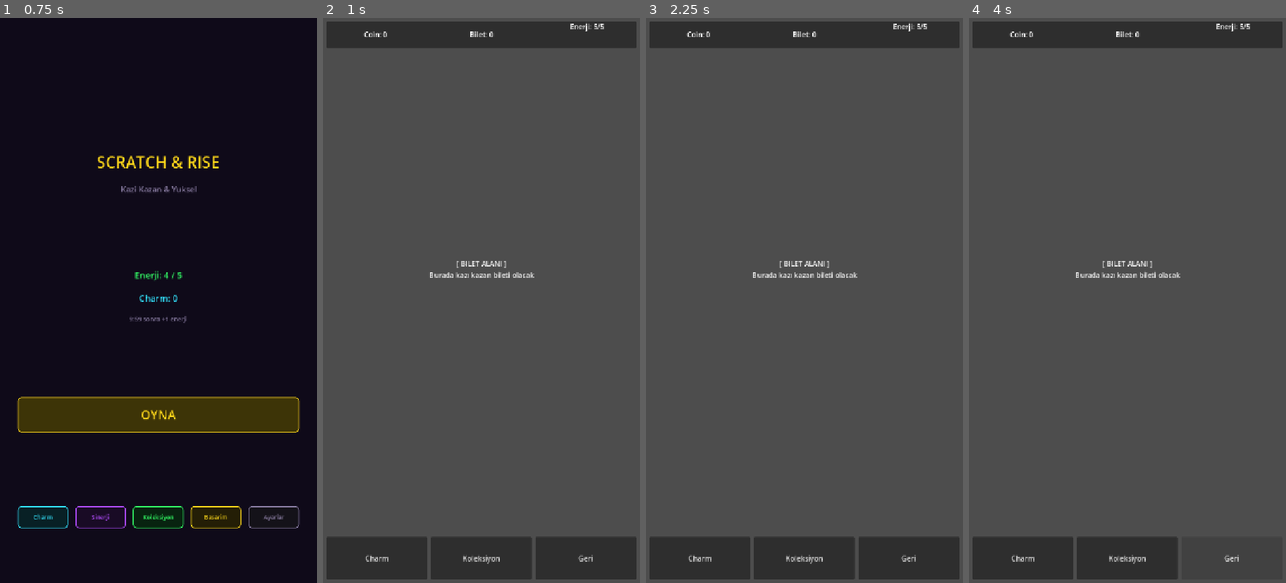
Above: before the commit, frames 1-4 (left to right).
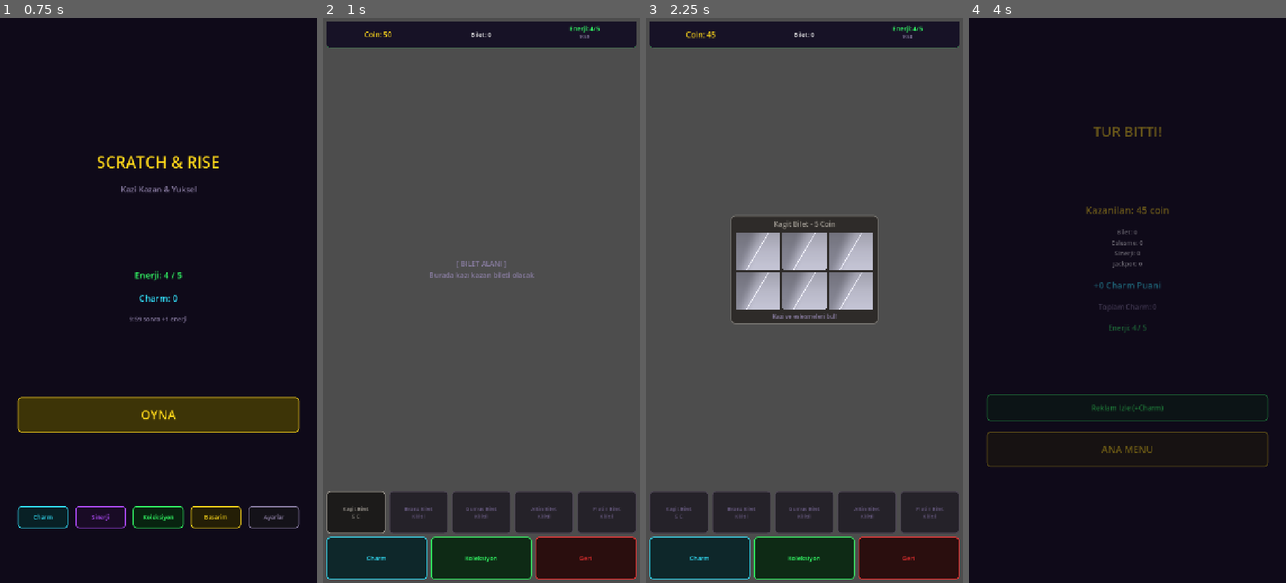
Above: after the commit, the same moments.

Repository: BYGGOLDENSTONE/scratch-and-rise-mobile
Game: Godot game, scene res://scenes/screens/MainMenu.tscn
Same seed, same stepped clock (60 frames per second), same inputs: the game is played once before the commit and once after it.
Inputs (mouse positions are in pixels of both pictures, inside the frame that each line leads up to):
- Up to frame 1 (0.75 s): click "OYNA" at 0.5 s
- Up to frame 2 (1 s): no input
- Up to frame 3 (2.25 s): click "Charm" at 1.25 s; click (677, 515) at 2 s, where only the run after the commit has a clickable "Kagit Bilet 5 C"
- Up to frame 4 (4 s): click "Koleksiyon" at 2.75 s; click "Geri" at 3.5 s

Frame 1 is identical in both runs. In frame 2, 18% of the frame differs, in the area x 1-99%, y 0-100%; in frame 3, 27%; in frame 4, 100%, in the area x 0-100%, y 0-100%.
Error before the commit: Parse Error: Function "_show_match_result()" not found in base self. (res://scripts/main/main.gd:278)

Commit message:
Test Harness: dosya-bazli otomasyon protokolu, _show_match_result bug fix
- test_harness.gd: 7 komut (state, click, click_button, scratch_all, screenshot, wait, drag)
- Dosya-bazli iletisim: _test_command.json / _test_state.json / _test_screenshot.png
- Release build'de otomatik devre disi
- main.gd: _show_match_result fonksiyonu ayrildi (parse error fix)

Co-Authored-By: Claude Opus 4.6 <noreply@anthropic.com>

Diff:
--- a/project.godot
+++ b/project.godot
@@ -22,6 +22,7 @@
 AdManager="*res://scripts/autoload/ad_manager.gd"
 SceneTransition="*res://scripts/autoload/scene_transition.gd"
 ScreenEffects="*res://scripts/effects/screen_effects.gd"
+TestHarness="*res://scripts/autoload/test_harness.gd"
 
 [display]
 
--- /dev/null
+++ b/scripts/autoload/test_harness.gd
@@ -0,0 +1,345 @@
+extends Node
+
+## Test Harness — Dosya-bazli otomasyon protokolu.
+## _test_command.json okur, komutu calistirir, _test_state.json yazar.
+## Release build'de devre disi.
+
+const POLL_INTERVAL := 0.5
+
+var _project_dir := ""
+var _cmd_path := ""
+var _state_path := ""
+var _screenshot_path := ""
+var _poll_timer := 0.0
+var _enabled := false
+var _busy := false
+var _waiting := false
+var _wait_remaining := 0.0
+var _pending_id := ""
+
+
+func _ready() -> void:
+	if OS.has_feature("release"):
+		print("[TestHarness] Release build — devre disi")
+		set_process(false)
+		return
+	_project_dir = ProjectSettings.globalize_path("res://")
+	_cmd_path = _project_dir.path_join("_test_command.json")
+	_state_path = _project_dir.path_join("_test_state.json")
+	_screenshot_path = _project_dir.path_join("_test_screenshot.png")
+	_enabled = true
+	print("[TestHarness] Baslatildi — %s" % _cmd_path)
+
+
+func _process(delta: float) -> void:
+	if not _enabled or _busy:
+		return
+	if _waiting:
+		_wait_remaining -= delta
+		if _wait_remaining <= 0.0:
+			_waiting = false
+			_write_state({"waited": true})
+		return
+	_poll_timer += delta
+	if _poll_timer < POLL_INTERVAL:
+		return
+	_poll_timer = 0.0
+	_check_command()
+
+
+func _check_command() -> void:
+	if not FileAccess.file_exists(_cmd_path):
+		return
+	var f := FileAccess.open(_cmd_path, FileAccess.READ)
+	if f == null:
+		return
+	var text := f.get_as_text()
+	f.close()
+	DirAccess.remove_absolute(_cmd_path)
+
+	var json := JSON.new()
+	if json.parse(text) != OK:
+		push_warning("[TestHarness] JSON parse hatasi: %s" % json.get_error_message())
+		return
+	var cmd: Dictionary = json.data
+	if not cmd.has("command"):
+		push_warning("[TestHarness] 'command' alani eksik")
+		return
+	_pending_id = str(cmd.get("id", ""))
+	_busy = true
+	print("[TestHarness] > %s (id:%s)" % [cmd["command"], _pending_id])
+	_run_command(cmd)
+
+
+func _run_command(cmd: Dictionary) -> void:
+	var result := {}
+	match cmd["command"]:
+		"state":
+			result = {"ok": true}
+		"click":
+			var pos := Vector2(cmd.get("x", 0), cmd.get("y", 0))
+			await _sim_click(pos)
+			result = {"clicked": [pos.x, pos.y]}
+		"drag":
+			var from := Vector2(cmd.get("from_x", 0), cmd.get("from_y", 0))
+			var to := Vector2(cmd.get("to_x", 0), cmd.get("to_y", 0))
+			var steps: int = cmd.get("steps", 10)
+			await _sim_drag(from, to, steps)
+			result = {"dragged": true, "from": [from.x, from.y], "to": [to.x, to.y]}
+		"click_button":
+			result = await _cmd_click_button(cmd)
+		"scratch_all":
+			result = await _cmd_scratch_all(cmd)
+		"screenshot":
+			result = await _cmd_screenshot()
+		"wait":
+			_waiting = true
+			_wait_remaining = float(cmd.get("seconds", 1.0))
+			_busy = false
+			return
+		_:
+			result = {"error": "Bilinmeyen komut: %s" % cmd["command"]}
+	_write_state(result)
+	_busy = false
+
+
+# ────────────────────────────────────────────
+# Komut Implementasyonlari
+# ────────────────────────────────────────────
+
+func _cmd_click_button(cmd: Dictionary) -> Dictionary:
+	var btn_name: String = cmd.get("name", "")
+	var btn_text: String = cmd.get("text", "")
+	var btn := _find_button(btn_name, btn_text)
+	if btn == null:
+		return {"error": "Buton bulunamadi", "name": btn_name, "text": btn_text}
+	if not btn.is_visible_in_tree():
+		return {"error": "Buton gorunur degil", "name": str(btn.name)}
+	if btn.disabled:
+		return {"error": "Buton devre disi", "name": str(btn.name)}
+	var center := btn.get_global_rect().get_center()
+	await _sim_click(center)
+	return {"clicked_button": str(btn.name), "at": [center.x, center.y]}
+
+
+func _cmd_scratch_all(cmd: Dictionary) -> Dictionary:
+	var delay: float = cmd.get("delay", 0.15)
+	var main_node = _get_main_node()
+	if main_node == null:
+		return {"error": "Oyun ekraninda degil"}
+	var ticket = main_node.current_ticket
+	if ticket == null:
+		return {"error": "Aktif bilet yok"}
+	var areas: Array = ticket._scratch_areas
+	if areas.is_empty():
+		return {"error": "Kazima alani yok"}
+	var count := 0
+	for area in areas:
+		if area.is_scratched:
+			continue
+		area.scratch()
+		count += 1
+		if delay > 0:
+			await get_tree().create_timer(delay).timeout
+	# Animasyonlar + ticket_completed sinyali icin bekle
+	await get_tree().create_timer(1.0).timeout
+	return {"scratched": count, "total": areas.size()}
+
+
+func _cmd_screenshot() -> Dictionary:
+	await get_tree().process_frame
+	await get_tree().process_frame
+	var img := get_viewport().get_texture().get_image()
+	if img == null:
+		return {"error": "Viewport yakalanamadi"}
+	img.save_png(_screenshot_path)
+	return {"saved": _screenshot_path}
+
+
+# ────────────────────────────────────────────
+# Input Simulasyonu
+# ────────────────────────────────────────────
+
+func _sim_click(pos: Vector2) -> void:
+	var vp := get_viewport()
+	# Button down
+	var down := InputEventMouseButton.new()
+	down.button_index = MOUSE_BUTTON_LEFT
+	down.pressed = true
+	down.position = pos
+	down.global_position = pos
+	vp.push_input(down)
+	await get_tree().process_frame
+	# Button up
+	var up := InputEventMouseButton.new()
+	up.button_index = MOUSE_BUTTON_LEFT
+	up.pressed = false
+	up.position = pos
+	up.global_position = pos
+	vp.push_input(up)
+
+
+func _sim_drag(from: Vector2, to: Vector2, steps: int) -> void:
+	var vp := get_viewport()
+	# Press
+	var down := InputEventMouseButton.new()
+	down.button_index = MOUSE_BUTTON_LEFT
+	down.pressed = true
+	down.position = from
+	down.global_position = from
+	vp.push_input(down)
+	await get_tree().process_frame
+	# Move
+	for i in range(steps):
+		var t := float(i + 1) / float(steps)
+		var pos := from.lerp(to, t)
+		var motion := InputEventMouseMotion.new()
+		motion.position = pos
+		motion.global_position = pos
+		vp.push_input(motion)
+		await get_tree().process_frame
+	# Release
+	var up := InputEventMouseButton.new()
+	up.button_index = MOUSE_BUTTON_LEFT
+	up.pressed = false
+	up.position = to
+	up.global_position = to
+	vp.push_input(up)
+
+
+# ────────────────────────────────────────────
+# Buton Bulma
+# ────────────────────────────────────────────
+
+func _find_button(btn_name: String, btn_text: String) -> BaseButton:
+	return _find_btn_r(get_tree().root, btn_name, btn_text)
+
+
+func _find_btn_r(node: Node, btn_name: String, btn_text: String) -> BaseButton:
+	if node is BaseButton and (node as BaseButton).is_visible_in_tree():
+		var name_ok := (btn_name == "" or str(node.name) == btn_name)
+		var text_ok := true
+		if btn_text != "":
+			text_ok = node is Button and btn_text in (node as Button).text
+		if (btn_name != "" or btn_text != "") and name_ok and text_ok:
+			return node as BaseButton
+	for child in node.get_children():
+		var found := _find_btn_r(child, btn_name, btn_text)
+		if found != null:
+			return found
+	return null
+
+
+# ────────────────────────────────────────────
+# Ana Sahne Erisimi
+# ────────────────────────────────────────────
+
+func _get_main_node():
+	var scene := get_tree().current_scene
+	if scene and "current_ticket" in scene:
+		return scene
+	return null
+
+
+# ────────────────────────────────────────────
+# State Export
+# ────────────────────────────────────────────
+
+func _write_state(result: Dictionary) -> void:
+	var state := {
+		"id": _pending_id,
+		"ts": Time.get_unix_time_from_system(),
+		"scene": _get_scene_path(),
+		"game_state": _export_game_state(),
+		"ui_elements": _export_ui(),
+		"result": result,
+	}
+	var f := FileAccess.open(_state_path, FileAccess.WRITE)
+	if f:
+		f.store_string(JSON.stringify(state, "\t"))
+		f.close()
+	print("[TestHarness] State yazildi (id:%s)" % _pending_id)
+
+
+func _get_scene_path() -> String:
+	var s := get_tree().current_scene
+	if s == null:
+		return "null"
+	return s.scene_file_path if s.scene_file_path != "" else str(s.name)
+
+
+func _export_game_state() -> Dictionary:
+	var gs := {
+		"coins": GameState.coins,
+		"energy": GameState.energy,
+		"max_energy": GameState.get_max_energy(),
+		"charm_points": GameState.charm_points,
+		"in_round": GameState.in_round,
+		"total_coins_earned": GameState.total_coins_earned,
+		"total_rounds_played": GameState.total_rounds_played,
+		"best_round_coins": GameState.best_round_coins,
+		"charms": GameState.charms.duplicate(),
+		"stats": GameState.stats.duplicate(),
+		"round_stats": GameState.round_stats.duplicate(),
+		"active_events": GameState.active_events.duplicate(),
+		"collected_pieces": GameState.collected_pieces.duplicate(),
+		"discovered_synergies": GameState.discovered_synergies.duplicate(),
+		"unlocked_achievements": GameState.unlocked_achievements.duplicate(),
+	}
+	# Bilet bilgisi (oyun ekranindaysa)
+	var main = _get_main_node()
+	if main:
+		var ticket = main.current_ticket
+		gs["has_ticket"] = ticket != null
+		if ticket:
+			gs["ticket_type"] = ticket.ticket_type
+			gs["ticket_scratched"] = ticket.scratched_count
+			gs["ticket_total"] = ticket.total_areas
+			gs["ticket_complete"] = ticket.is_complete
+	return gs
+
+
+func _export_ui() -> Array:
+	var out := []
+	_walk_ui(get_tree().root, out)
+	return out
+
+
+func _walk_ui(node: Node, out: Array) -> void:
+	# Gorunmeyen CanvasItem dallarini kes
+	if node is CanvasItem and not (node as CanvasItem).is_visible_in_tree():
+		return
+	# Tip bazli toplama
+	if node is Button:
+		var b := node as Button
+		out.append({
+			"type": "Button",
+			"name": str(b.name),
+			"text": b.text,
+			"disabled": b.disabled,
+			"rect": _r2a(b.get_global_rect()),
+		})
+	elif node is Label:
+		var l := node as Label
+		if l.text != "":
+			out.append({
+				"type": "Label",
+				"name": str(l.name),
+				"text": l.text,
+				"rect": _r2a(l.get_global_rect()),
+			})
+	elif node is BaseButton:
+		var bb := node as BaseButton
+		out.append({
+			"type": "BaseButton",
+			"name": str(bb.name),
+			"disabled": bb.disabled,
+			"rect": _r2a(bb.get_global_rect()),
+		})
+	# Cocuklari tara
+	for child in node.get_children():
+		_walk_ui(child, out)
+
+
+func _r2a(r: Rect2) -> Array:
+	return [r.position.x, r.position.y, r.size.x, r.size.y]
--- a/scripts/main/main.gd
+++ b/scripts/main/main.gd
@@ -304,7 +304,7 @@
 		ScreenEffects.synergy_effect()
 
 
-
+func _show_match_result(match_data: Dictionary) -> void:
 	match_result_popup = MatchResultScene.instantiate()
 	get_node("UILayer").add_child(match_result_popup)
 	match_result_popup.show_result(match_data)
Not shown, changed: .gitignore
